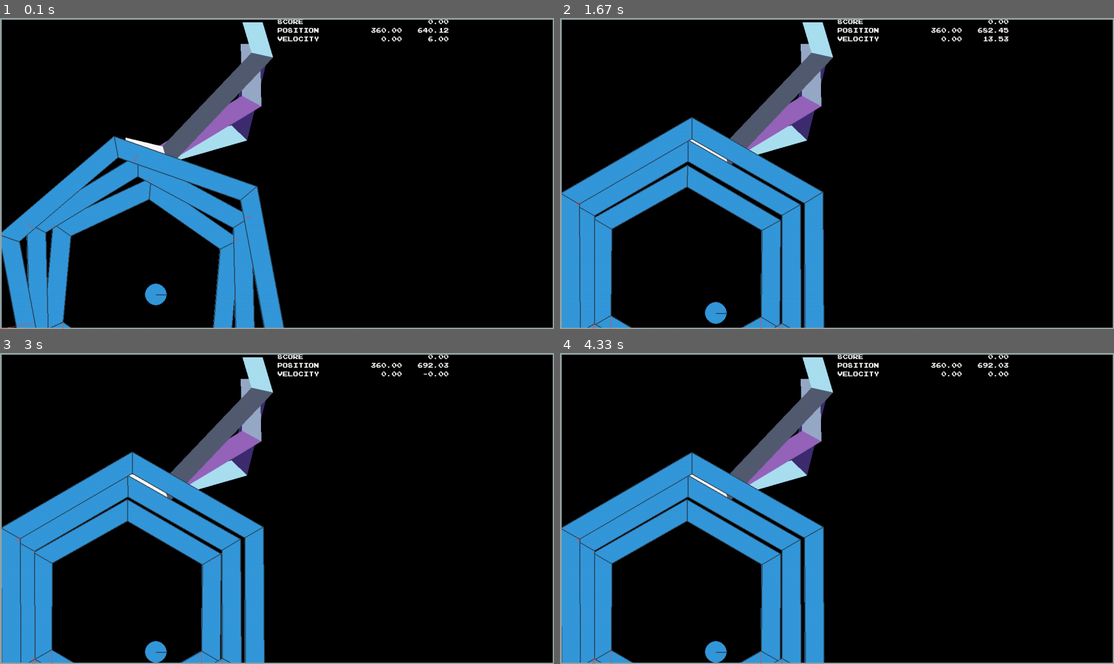
Above: before the commit, frames 1-4 (two rows, left to right).
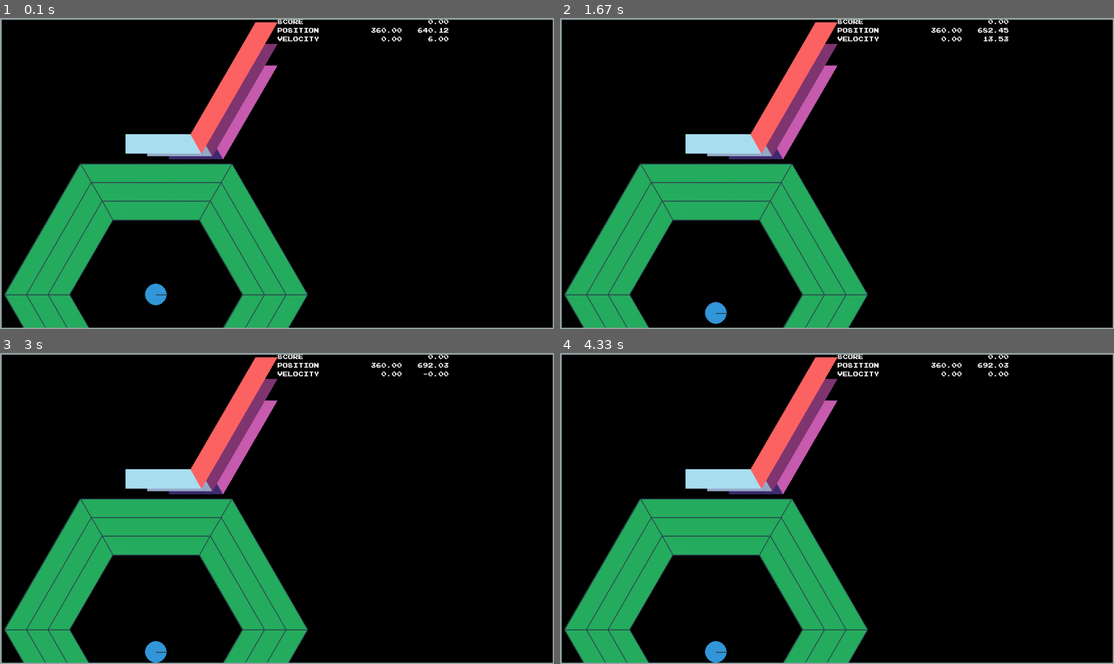
Above: after the commit, the same moments.

Repository: jwannamaker/PolyBounce
Game: pygame game, started from game.py
The game is run twice, just before and just after one commit, with the same random seed, the same clock (stepped at 60 frames per second) and the same inputs.
Inputs:
- Up to frame 1 (0.1 s): no input
- Up to frame 2 (1.67 s): no input
- Up to frame 3 (3 s): no input
- Up to frame 4 (4.33 s): no input

The runs differ from the first frame. In frame 1, 22% of the frame differs, in the area x 0-56%, y 1-100%; in frame 2, 25%; in frame 3, 25%; in frame 4, 25%.

Commit message:
Fixed the polygon rings generating weirdly skewed vertices; I was accidentally passing in an additional radius parameter where the get_vertices() method was treating that value as a 'tilt'

Diff:
--- a/scripts/ball.py
+++ b/scripts/ball.py
@@ -15,7 +15,7 @@
         # pymunk setup
         self.body = pymunk.Body(0, 0, pymunk.Body.DYNAMIC)
         self.shape = pymunk.Circle(self.body, self.radius)
-        self.body.moment = pymunk.moment_for_circle(10, 0, self.radius)
+        self.body.moment = pymunk.moment_for_circle(10 * self.radius, 0, self.radius)
         super().set_physics_properties()
 
     def render(self):
--- a/scripts/polygon.py
+++ b/scripts/polygon.py
@@ -21,21 +21,22 @@
         self.wall_thickness = 50
         self.theta = (2 * np.pi) / self.N         # Exterior angle in radians
         self.inner_radius = self.radius - self.wall_thickness
-        self.vertices = self.get_vertices(self.radius, self.radius)
-        self.inner_vertices = self.get_vertices(self.inner_radius, self.radius)
+        self.vertices = self.get_vertices(self.radius)
+        self.inner_vertices = self.get_vertices(self.inner_radius)
 
         self.side_sprites = pygame.sprite.Group()
         self.side_shapes = []
         self.get_sides()
 
-        self.body.moment = pymunk.moment_for_circle(100, self.inner_radius, self.radius)
         super().set_visual_properties()
         super().set_physics_properties()
+        # self.body.moment = pymunk.moment_for_circle(100, self.inner_radius, self.radius)
+        self.body.body_type = pymunk.Body.KINEMATIC
 
         self.start_angle = self.body.angle
         self.rotating = False       # rotation process complete or not per one keypress
 
-    def get_vertices(self, radius, tilt=-np.pi/2):
+    def get_vertices(self, radius, tilt=0):
         '''
             Offset represents the offset of the center of the regular polygon
             vertices generated from this method.
@@ -44,7 +45,7 @@
         for i in range(1, self.N + 1):
             x = (radius * np.cos(tilt + self.theta * i))
             y = (radius * np.sin(tilt + self.theta * i))
-            vertices.append(pymunk.Vec2d(x, y))
+            vertices.append((x, y))
         return vertices
 
     def get_subsurface(self):
@@ -59,12 +60,13 @@
         colors = get_shuffled_colors(self.N)
         for i, color in enumerate(colors):
             j = i + 1 if i < self.N - 1 else 0
-            inner = (self.inner_vertices[i].x, self.inner_vertices[i].y), (self.inner_vertices[j].x, self.inner_vertices[j].y)
-            outer = (self.vertices[i].x, self.vertices[i].y), (self.vertices[j].x, self.vertices[j].y)
+            inner = [self.inner_vertices[i], self.inner_vertices[j]]
+            outer = [self.vertices[i], self.vertices[j]]
             points = [inner[0], outer[0], outer[1], inner[1]]
 
             new_shape = self.create_side_shape(color, points)
             new_sprite = self.create_side_sprite(color, points)
+
             self.side_sprites.add(new_sprite)
             self.side_shapes.append(new_shape)
 
@@ -74,7 +76,6 @@
         side_shape = pymunk.Poly(self.body, points, radius=1)
         side_shape.collision_type = get_collision_type(color)
 
-        points = side_shape.get_vertices()
         return side_shape
 
     def create_side_sprite(self, color, points):
--- a/scripts/utils.py
+++ b/scripts/utils.py
@@ -40,9 +40,6 @@
     image = pygame.image.load(IMG_DIR + name).convert()
     image.set_colorkey((0, 0, 0))
     return image
-
-def from_pygame(vec: Vector2):
-    return float(vec.x), float(vec.y)
 
 def get_color(color_str):
     return pygame.Color(PALLETE_DICT[color_str].value)
@@ -103,10 +100,10 @@
     data['side'] = 'side obj placeholder'
 
 def pre_solve(arbiter: pymunk.Arbiter, space: pymunk.Space, data: dict):
-    print('Collision success')
+    print('pre_solve')
 
 def post_solve(arbiter: pymunk.Arbiter, space: pymunk.Space, data: dict):
-    print('Collision stuff')
+    print('post_solve')
 
 def separate(arbiter: pymunk.Arbiter, space: pymunk.Space, data: dict):
-    print('Separation success')
+    print('separate')
